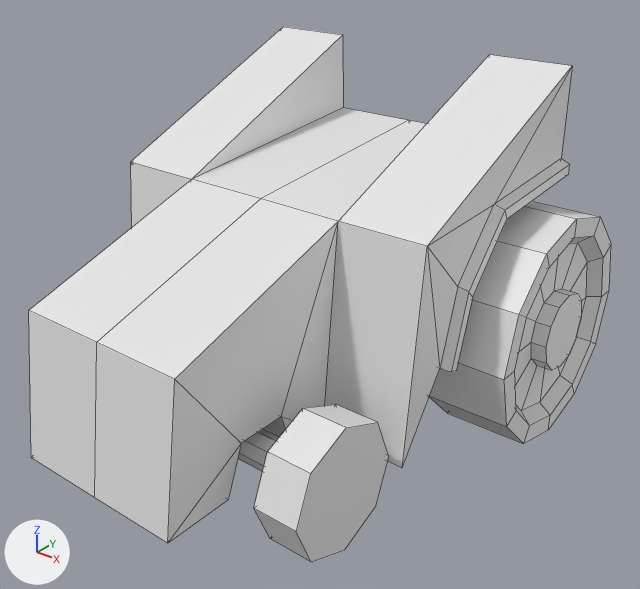
An edit to the OBJ model assets/models/car.obj, drawn before and after from the same camera.
Rendered twice from a 50 mm lens placed at (2.91, -3.45, 2.95), pointed at (0.17, -0.02, 0.83). The axes (+X, +Y, +Z) are drawn at lower left. The lights are the same throughout. Mesh edges are drawn as thin lines. Where no turn or scale is listed for an object, it has been applied to the vertices.

Names of what the first picture shows: 'Cube_Cube.001'.
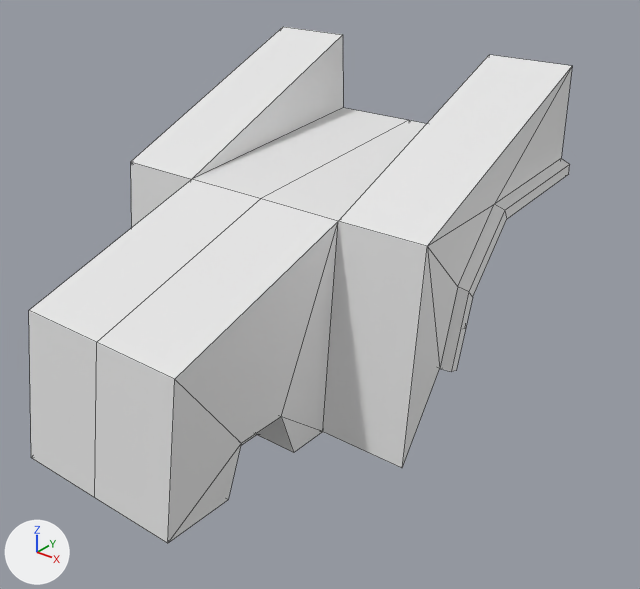
Where the change shows, as pixel boxes (x1, y1, x2, y2) in the pictures (640 x 589 px):
'Cube_Cube.001', reshaped (7% narrower): before (29, 27, 611, 563); after (29, 27, 572, 543)
part 1 of me_cube_cube_001, deleted: before (429, 201, 611, 444)
part 2 of me_cube_cube_001, deleted: before (238, 404, 389, 563)

The change, as a diff of the scene's bpy script:
```diff
--- a/assets/models/car.obj.py
+++ b/assets/models/car.obj.py
@@ me_cube_cube_001 @@
 me_cube_cube_001.from_pydata(...)  # 374 vertices, 354 faces; spans x -1.28..1.28, y -1.5..1.39, z -0.01..2.0
 # used by ob_cube_cube_001; location = (0.0, 0.0, 0.0)
+# me_cube_cube_001 part 1: the loose piece of 96 vertices spanning x 0.37..1.28, y 0.08..1.39, z -0.01..1.3 is deleted
+# me_cube_cube_001 part 2: the loose piece of 32 vertices spanning x 0.23..0.95, y -1.16..-0.46, z 0.01..0.71 is deleted
```
